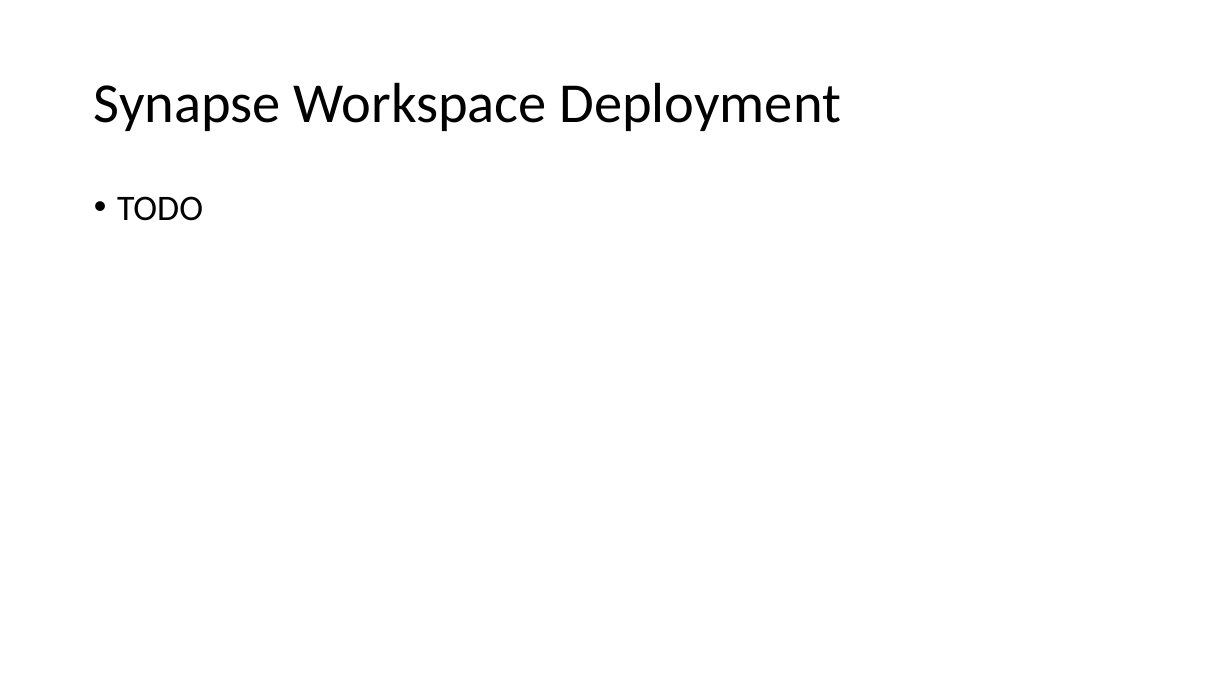
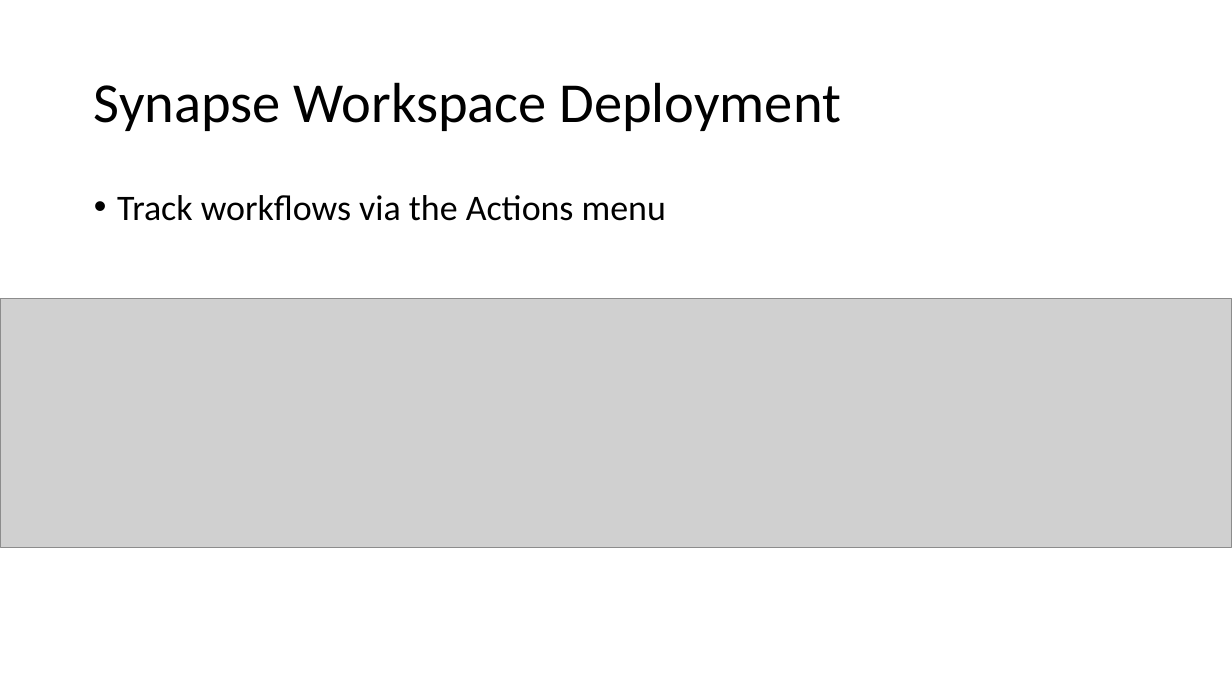
Before and after one commit to solliancenet/precon-synapse-power-bi, a slide deck: slide 30 of Slides/02 - Synapse Development.pptx (slide 26 before the commit). Drawn at 1232x693 pixels with LibreOffice and Linux fonts; fonts in the diff are those of the drawing; grey boxes stand for pictures. Boxes give left, top, right and bottom in pixels: in the first picture for what was removed or moved away, otherwise in the second. Text is boxed around its words. In the diff, an @@ line names an element or a change of style, - is before the commit and + after.

```diff
--- a/Slides/02 - Synapse Development.pptx
+++ b/Slides/02 - Synapse Development.pptx
@@ text at box(117, 195, 666, 221): text changed @@
-• TODO
+• Track workflows via the Actions menu
@@ picture added at box(0, 299, 1232, 547) @@
```
Also in this commit, not shown: 2 other slides changed, 8 slides added, 1 slide removed, 1 other file.
